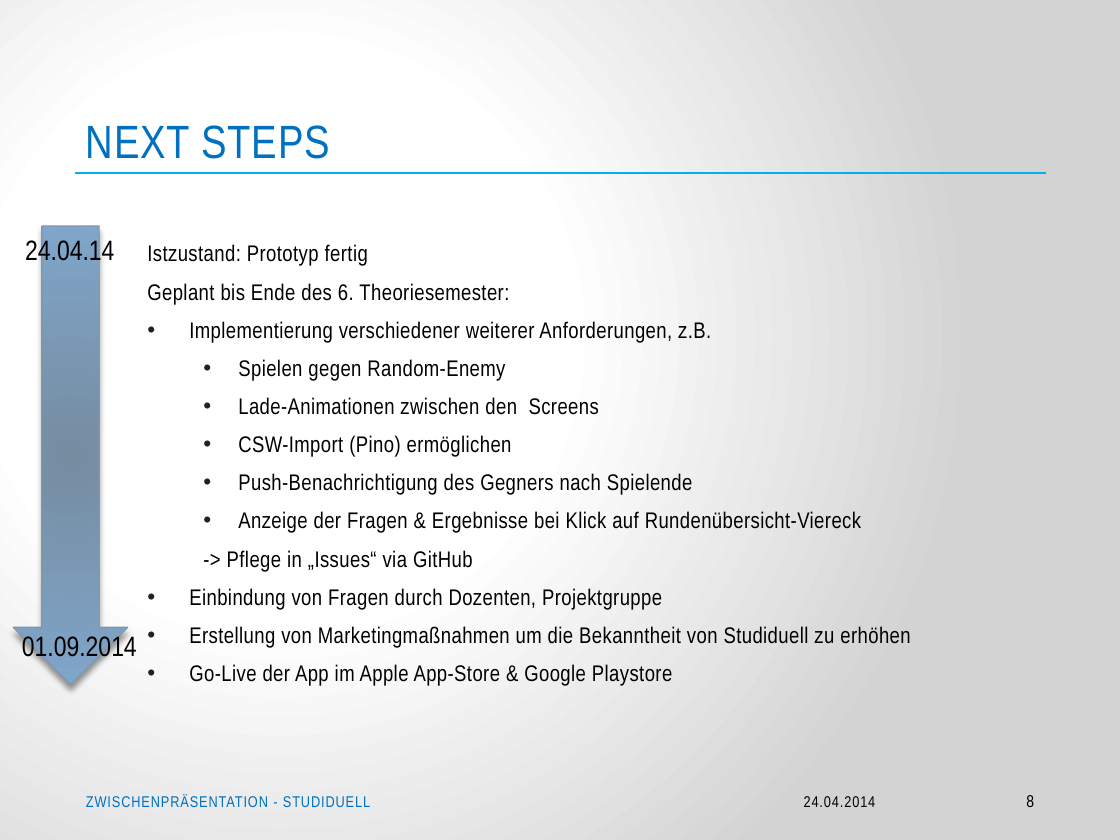
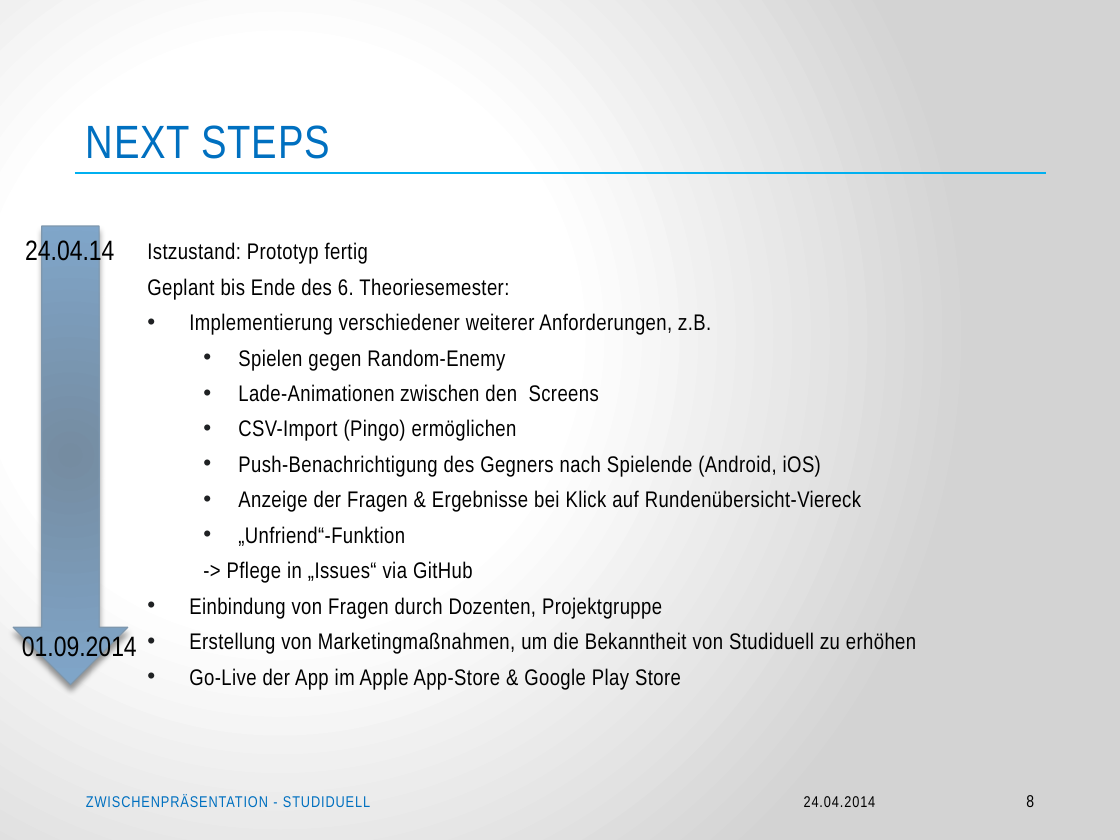
Before and after one commit to Jessi93/Quizduell, a slide deck: slide 8 of Documents/Zwischenpräsentation/Zwischenpräsentation – Projekt Studiduell.pptx. Drawn at 1120x840 pixels with LibreOffice and Linux fonts; fonts in the diff are those of the drawing; background and template pictures are left out. Boxes give left, top, right and bottom in pixels: in the first picture for what was removed or moved away, otherwise in the second. Text is boxed around its words. In the diff, an @@ line names an element or a change of style, - is before the commit and + after.

Commit message:
Zwischenpräsentation ergänzt.

```diff
--- a/Documents/Zwischenpräsentation/Zwischenpräsentation – Projekt Studiduell.pptx
+++ b/Documents/Zwischenpräsentation/Zwischenpräsentation – Projekt Studiduell.pptx
@@ text at bbox=[147, 242, 861, 619]: line spacing 0.9 to 0.8 @@
@@ text at bbox=[238, 419, 821, 477]: text changed @@
-  • CSW-Import (Pino) ermöglichen
-  • Push-Benachrichtigung des Gegners nach Spielende
+  • CSV-Import (Pingo) ermöglichen
+  • Push-Benachrichtigung des Gegners nach Spielende (Android, iOS)
@@ text at bbox=[238, 526, 405, 546]: paragraph added @@
+  • „Unfriend“-Funktion
@@ text at bbox=[189, 632, 916, 690]: text changed @@
-• Erstellung von Marketingmaßnahmen um die Bekanntheit von Studiduell zu erhöhen
-• Go-Live der App im Apple App-Store & Google Playstore
+• Erstellung von Marketingmaßnahmen, um die Bekanntheit von Studiduell zu erhöhen
+• Go-Live der App im Apple App-Store & Google Play Store
```
Also in this commit, not shown: 2 other slides changed.
